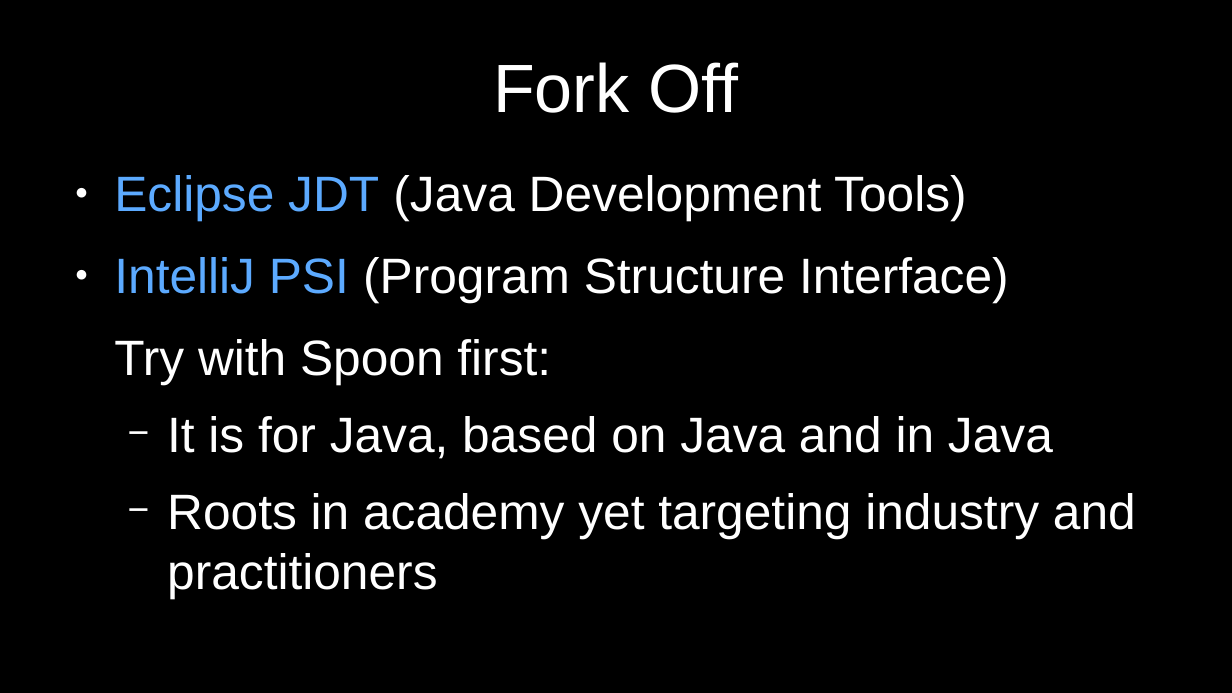
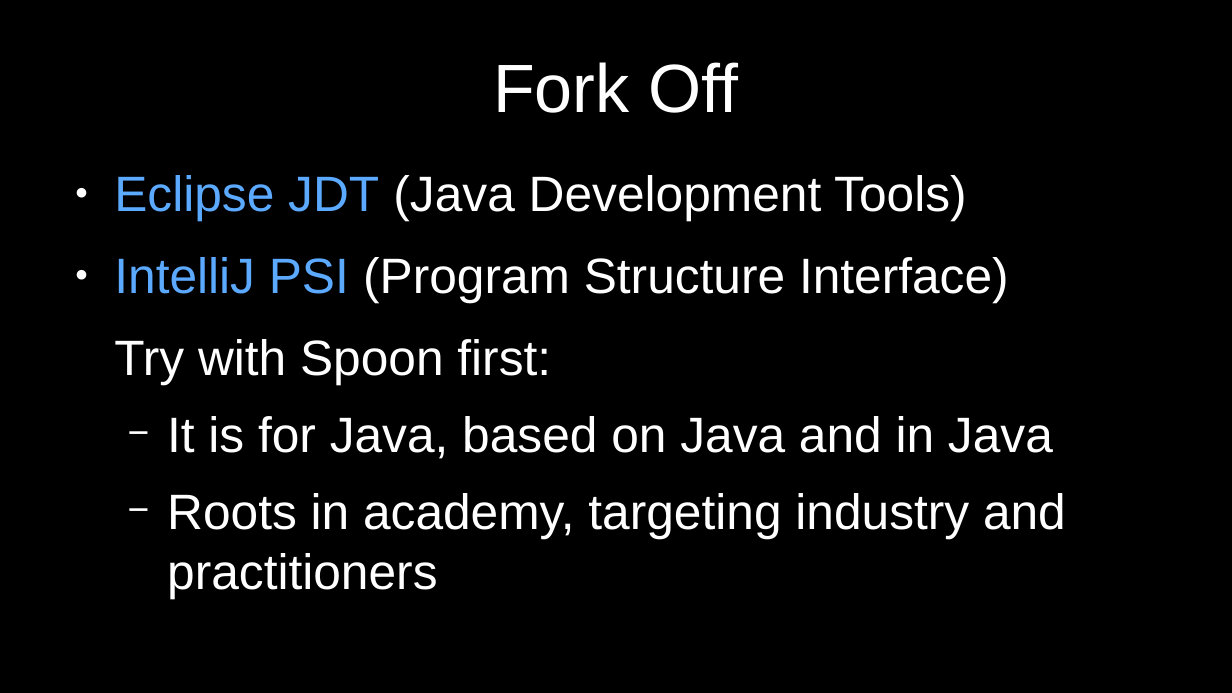
Before and after one commit to alshopov/spoonerism, a slide deck: slide 46 of doc/700TonsOfCodeLater.odp (slide 44 before the commit). Drawn at 1232x693 pixels with LibreOffice and Linux fonts; fonts in the diff are those of the drawing. Boxes give left, top, right and bottom in pixels: in the first picture for what was removed or moved away, otherwise in the second. Text is boxed around its words. In the diff, an @@ line names an element or a change of style, - is before the commit and + after.

Commit message:
Fixes:
Monperrus:
    Typo of monorepo
    Reword relation to bytecode
    Reword academy, industry
Laffra
    Starting picture
    Final slide

```diff
--- a/doc/700TonsOfCodeLater.odp
+++ b/doc/700TonsOfCodeLater.odp
@@ text at (167, 493, 1066, 538): text changed @@
-  − Roots in academy yet targeting industry and practitioners
+  − Roots in academy, targeting industry and practitioners
```
Also in this commit, not shown: 5 other slides changed, 3 slides added.
